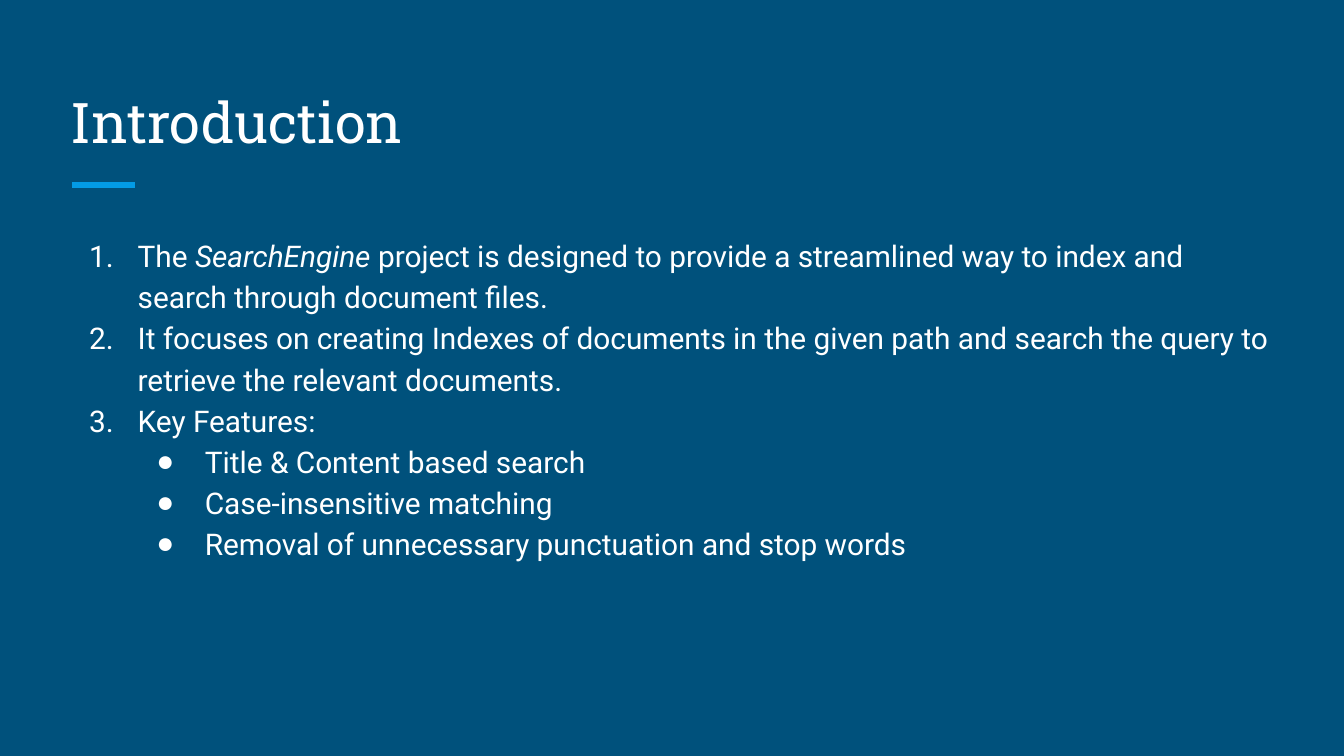
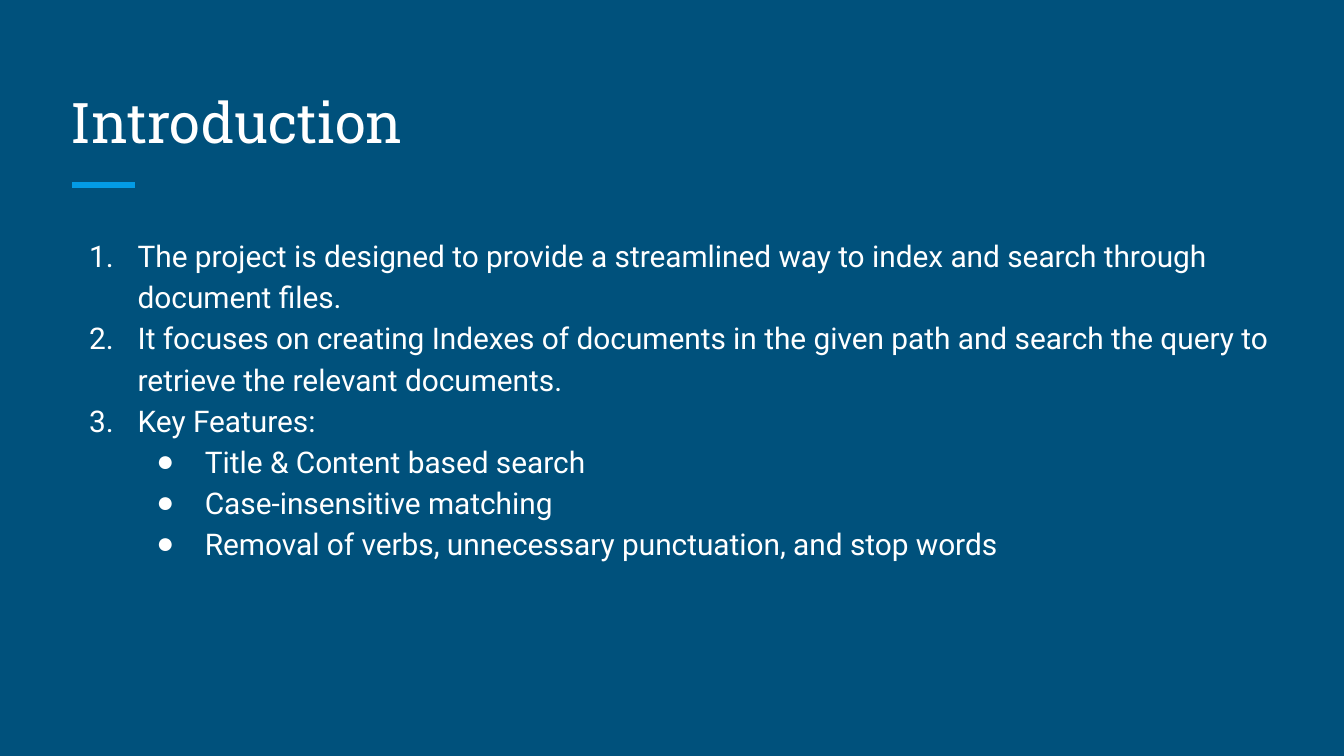
Before and after one commit to mjawadhaider/search-documents, a slide deck: slide 3 of Presentation.pptx. Drawn at 1344x756 pixels with LibreOffice and Linux fonts; fonts in the diff are those of the drawing. Boxes give left, top, right and bottom in pixels: in the first picture for what was removed or moved away, otherwise in the second. Text is boxed around its words. In the diff, an @@ line names an element or a change of style, - is before the commit and + after.

```diff
--- a/Presentation.pptx
+++ b/Presentation.pptx
@@ text at (138, 244, 1206, 309): text changed @@
-1. The SearchEngine project is designed to provide a streamlined way to index and search through document files.
+1. The project is designed to provide a streamlined way to index and search through document files.
@@ text at (205, 532, 997, 562): text changed @@
-● Removal of unnecessary punctuation and stop words
+● Removal of verbs, unnecessary punctuation, and stop words
```
Also in this commit, not shown: 4 other slides changed, 3 slides added, 1 slide removed, 5 other files.
